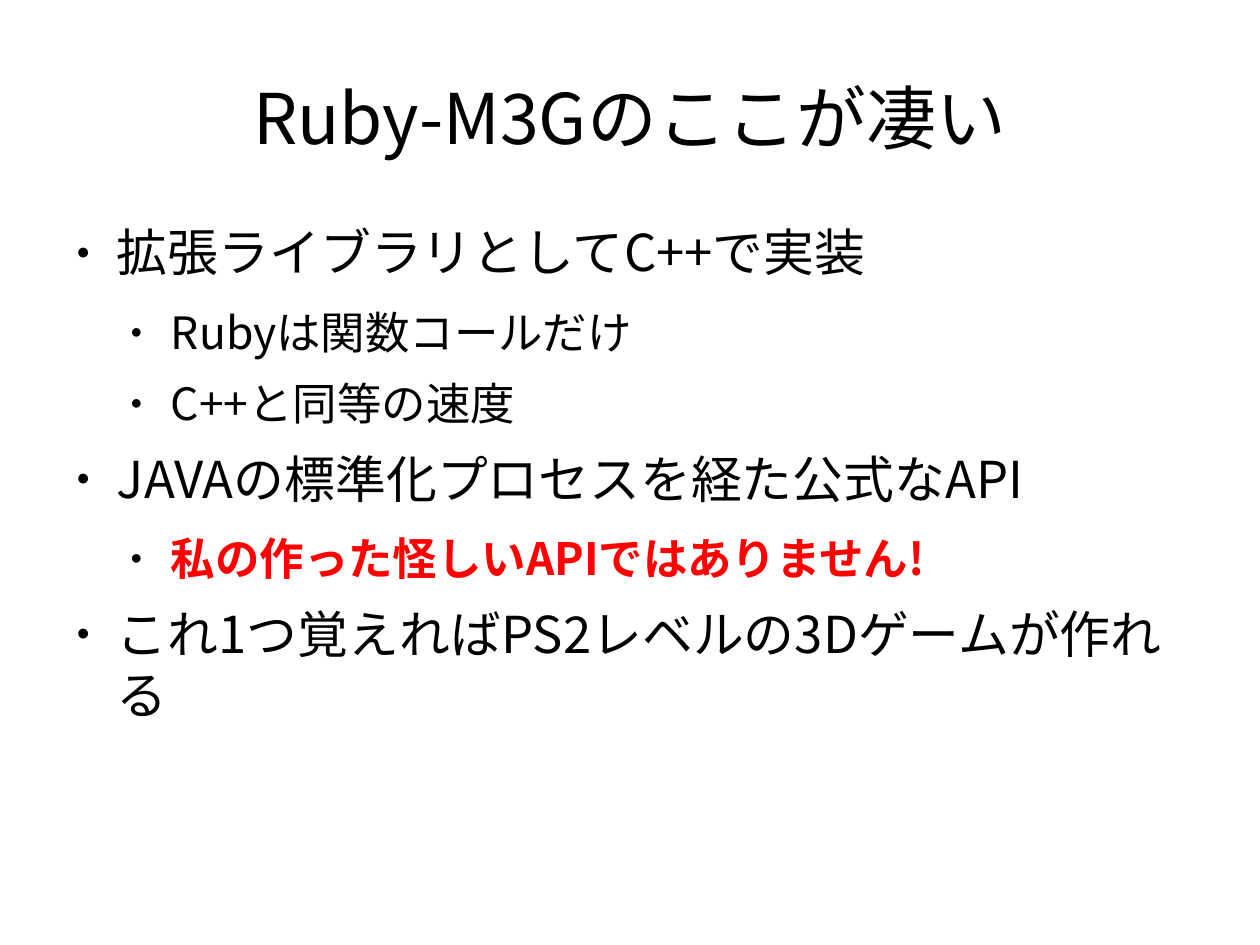
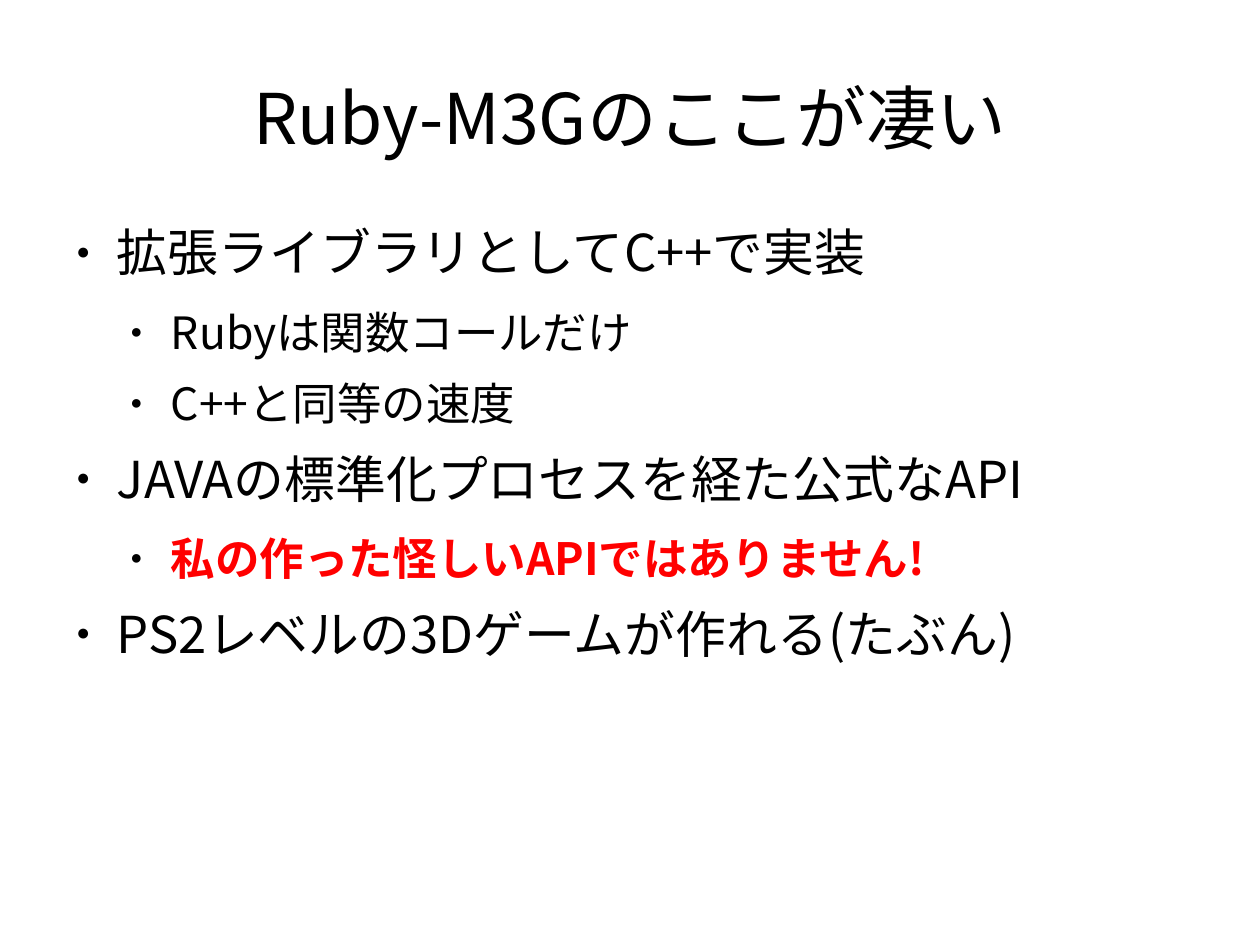
Before and after one commit to vadosnaprimer/desktop-m3g, a slide deck: slide 33 of doc/conference/Ruby会議2010.odp. Drawn at 1260x945 pixels with LibreOffice and Linux fonts; fonts in the diff are those of the drawing. Boxes give left, top, right and bottom in pixels: in the first picture for what was removed or moved away, otherwise in the second. Text is boxed around its words. In the diff, an @@ line names an element or a change of style, - is before the commit and + after.

```diff
--- a/doc/conference/Ruby会議2010.odp
+++ b/doc/conference/Ruby会議2010.odp
@@ text at (x1=117, y1=610, x2=1015, y2=663): text changed @@
-● これ1つ覚えればPS2レベルの3Dゲームが作れる
+● PS2レベルの3Dゲームが作れる(たぶん)
```
Also in this commit, not shown: 14 other slides changed, 1 slide added, 3 other files.
